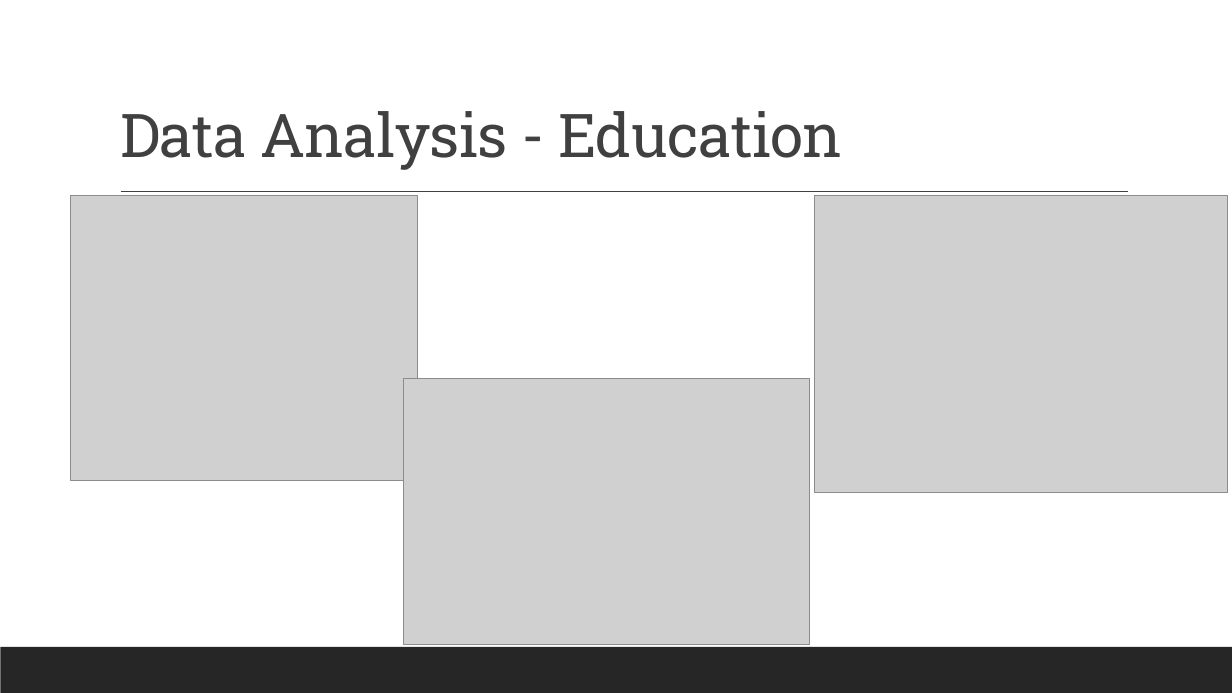
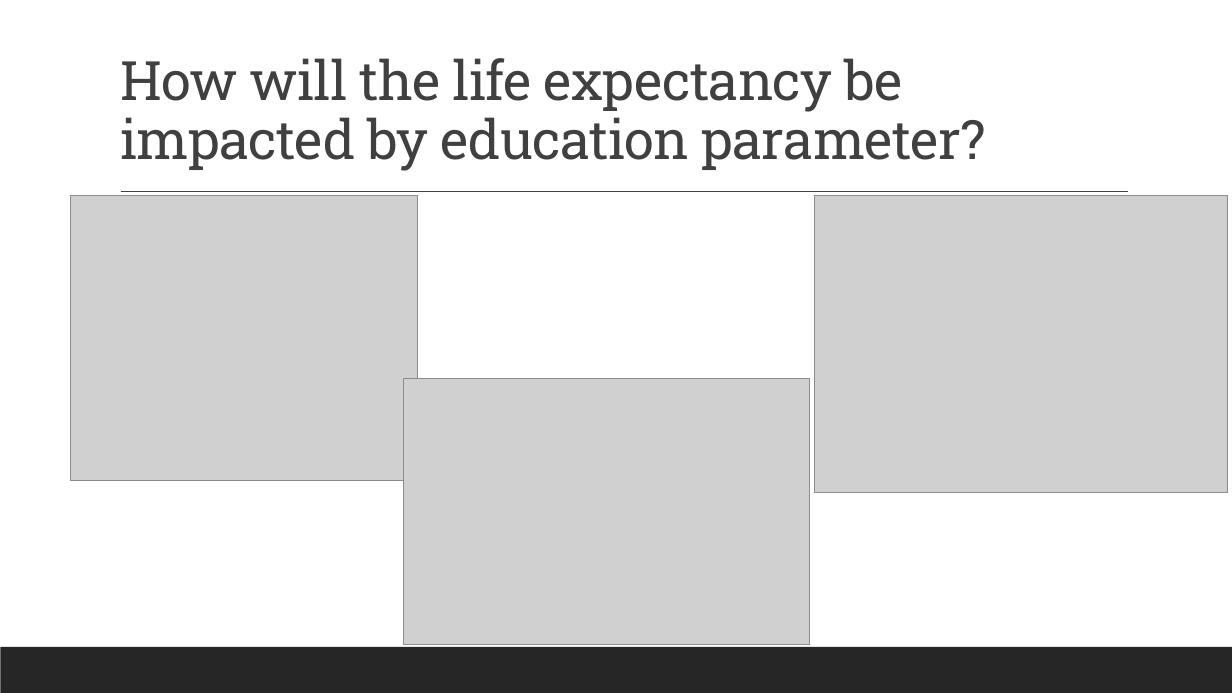
Before and after one commit to pkorat/World-Life-Expectancy-Analysis, a slide deck: slide 8 of Bulldogs – Project 1 Presentation.pptx. Drawn at 1232x693 pixels with LibreOffice and Linux fonts; fonts in the diff are those of the drawing; grey boxes stand for pictures. Boxes give left, top, right and bottom in pixels: in the first picture for what was removed or moved away, otherwise in the second. Text is boxed around its words. In the diff, an @@ line names an element or a change of style, - is before the commit and + after.

```diff
--- a/Bulldogs – Project 1 Presentation.pptx
+++ b/Bulldogs – Project 1 Presentation.pptx
@@ title at (120,58,985,171): text changed; size 47 to 42.3 pt @@
-Data Analysis - Education
+How will the life expectancy be impacted by education parameter?
```
Also in this commit, not shown: 3 other slides changed.
